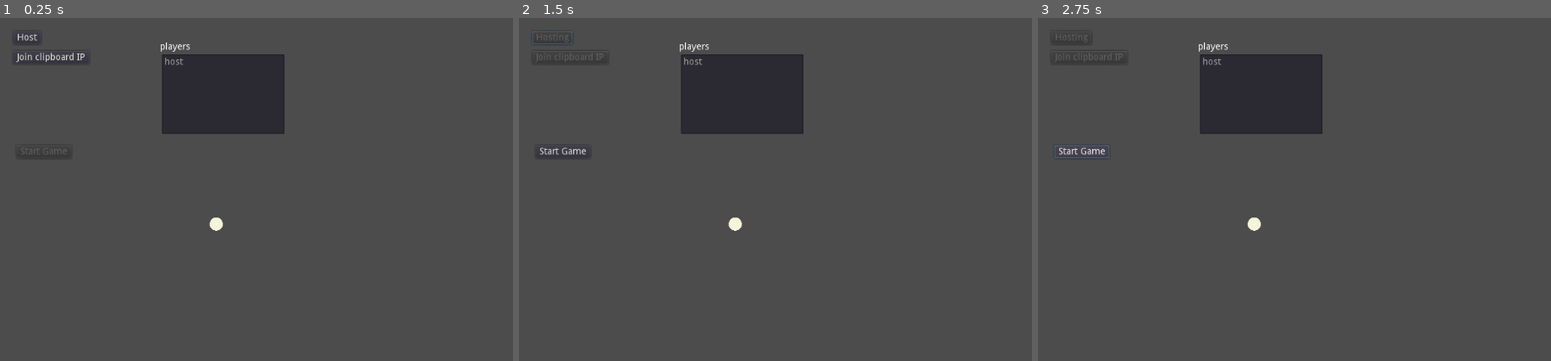
Above: before the commit, frames 1-3 (left to right).
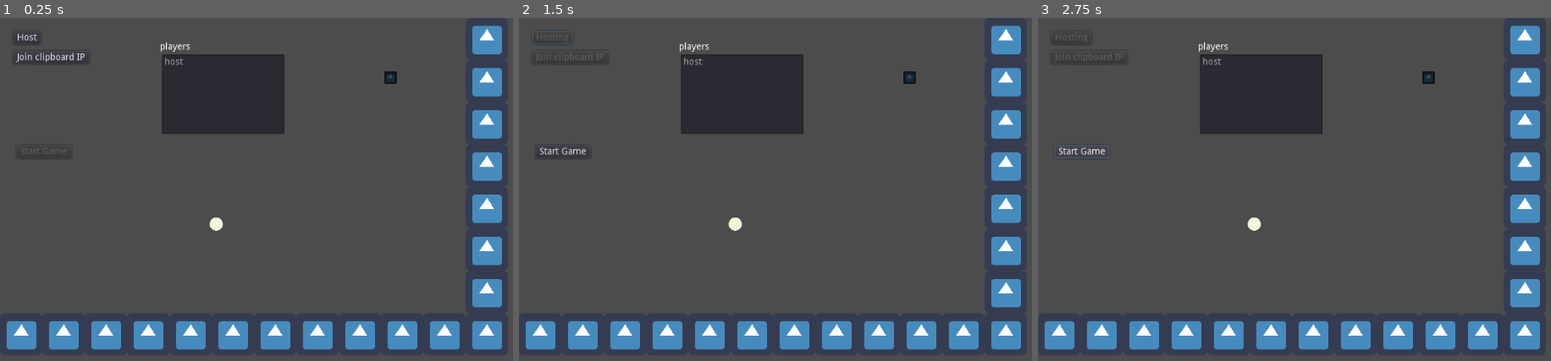
Above: after the commit, the same moments.

Repository: 2qar/ballgame
Game: Godot game, scene res://world.tscn
Two runs of this game, one before a commit and one after it. Both use one fixed random seed, a clock stepped at 60 frames per second and the inputs below. The engine's default icon, where the game draws it, is replaced by a stand-in: a white triangle on a blue panel in a dark square.
Inputs:
- Up to frame 1 (0.25 s): no input
- Up to frame 2 (1.5 s): tap Enter at 0.5 s; hold D (right) 0.53-1.25 s; tap Space (hit) at 0.6 s; click "Host" at 1.25 s
- Up to frame 3 (2.75 s): click "Start Game" at 2 s

The runs differ from the first frame. In frame 1, 9.2% of the frame differs, in the area x 1-98%, y 2-97%; in frame 2, 9.2%; in frame 3, 9.2%.
Error in both runs: Invalid set index 'refuse_new_connections' (on base: 'null instance') with value of type 'bool'. (res://lobby.gd:36)

Commit message:
fix ball keeping velocity between player hits + visualize hammer better
also add a goal thing

Diff:
--- a/ball.gd
+++ b/ball.gd
@@ -13,7 +13,7 @@
 	collision_mask = still_mask
 
 remotesync func hit(dir: Vector2):
-	set_axis_velocity(dir * hit_velocity)
+	linear_velocity = dir * hit_velocity
 	$trail.process_material.direction = Vector3(dir.x, dir.y, 0)
 	collision_layer = moving_mask
 	collision_mask = moving_mask
@@ -38,5 +38,8 @@
 	reset = false
 
 func _on_ball_body_entered(body):
-	if body.name != "goal":
+	if body.name == "goal":
+		# TODO: emit a signal that the level's root node listens for
+		queue_free()
+	else:
 		reset = true
--- a/player.tscn
+++ b/player.tscn
@@ -39,5 +39,10 @@
 collision_layer = 2
 collision_mask = 2147483650
 
+[node name="Sprite" type="Sprite" parent="hammer/area"]
+modulate = Color( 1, 1, 1, 0.266667 )
+scale = Vector2( 0.7, 1 )
+texture = ExtResource( 1 )
+
 [node name="collider" type="CollisionShape2D" parent="hammer/area"]
 shape = SubResource( 2 )
--- a/world.tscn
+++ b/world.tscn
@@ -1,10 +1,37 @@
-[gd_scene load_steps=5 format=2]
+[gd_scene load_steps=8 format=2]
 
 [ext_resource path="res://world.gd" type="Script" id=1]
 [ext_resource path="res://lobby.tscn" type="PackedScene" id=2]
 [ext_resource path="res://ball.tscn" type="PackedScene" id=3]
+[ext_resource path="res://icon.png" type="Texture" id=4]
 
-[sub_resource type="RectangleShape2D" id=1]
+[sub_resource type="ConvexPolygonShape2D" id=1]
+points = PoolVector2Array( 0, 0, 64, 0, 64, 64, 0, 64 )
+
+[sub_resource type="TileSet" id=2]
+0/name = "icon.png 0"
+0/texture = ExtResource( 4 )
+0/tex_offset = Vector2( 0, 0 )
+0/modulate = Color( 1, 1, 1, 1 )
+0/region = Rect2( 0, 0, 64, 64 )
+0/tile_mode = 0
+0/occluder_offset = Vector2( 0, 0 )
+0/navigation_offset = Vector2( 0, 0 )
+0/shape_offset = Vector2( 0, 0 )
+0/shape_transform = Transform2D( 1, 0, 0, 1, 0, 0 )
+0/shape = SubResource( 1 )
+0/shape_one_way = false
+0/shape_one_way_margin = 1.0
+0/shapes = [ {
+"autotile_coord": Vector2( 0, 0 ),
+"one_way": false,
+"one_way_margin": 1.0,
+"shape": SubResource( 1 ),
+"shape_transform": Transform2D( 1, 0, 0, 1, 0, 0 )
+} ]
+0/z_index = 0
+
+[sub_resource type="RectangleShape2D" id=3]
 
 [node name="world" type="Node2D"]
 script = ExtResource( 1 )
@@ -15,11 +42,21 @@
 [node name="ball" parent="." instance=ExtResource( 3 )]
 position = Vector2( 327.005, 312.718 )
 
-[node name="StaticBody" type="StaticBody2D" parent="."]
-position = Vector2( 449.162, 314.98 )
+[node name="TileMap" type="TileMap" parent="."]
+tile_set = SubResource( 2 )
+format = 1
+tile_data = PoolIntArray( -1, 0, 0, -65536, 0, 0, -65535, 0, 0, -65534, 0, 0, -65533, 0, 0, -65532, 0, 0, -65531, 0, 0, -65530, 0, 0, -65529, 0, 0, -65528, 0, 0, -65527, 0, 0, -65526, 0, 0, -65525, 0, 0, 65535, 0, 0, 11, 0, 0, 131071, 0, 0, 65547, 0, 0, 196607, 0, 0, 131083, 0, 0, 262143, 0, 0, 196619, 0, 0, 327679, 0, 0, 262155, 0, 0, 393215, 0, 0, 327691, 0, 0, 458751, 0, 0, 393227, 0, 0, 524287, 0, 0, 458752, 0, 0, 458753, 0, 0, 458754, 0, 0, 458755, 0, 0, 458756, 0, 0, 458757, 0, 0, 458758, 0, 0, 458759, 0, 0, 458760, 0, 0, 458761, 0, 0, 458762, 0, 0, 458763, 0, 0 )
+
+[node name="goal" type="StaticBody2D" parent="."]
+position = Vector2( 590.434, 90.5097 )
 __meta__ = {
 "_edit_group_": true
 }
 
-[node name="CollisionShape2D" type="CollisionShape2D" parent="StaticBody"]
-shape = SubResource( 1 )
+[node name="sprite" type="Sprite" parent="goal"]
+modulate = Color( 0.313726, 0.313726, 0.313726, 1 )
+scale = Vector2( 0.3, 0.3 )
+texture = ExtResource( 4 )
+
+[node name="collider" type="CollisionShape2D" parent="goal"]
+shape = SubResource( 3 )
